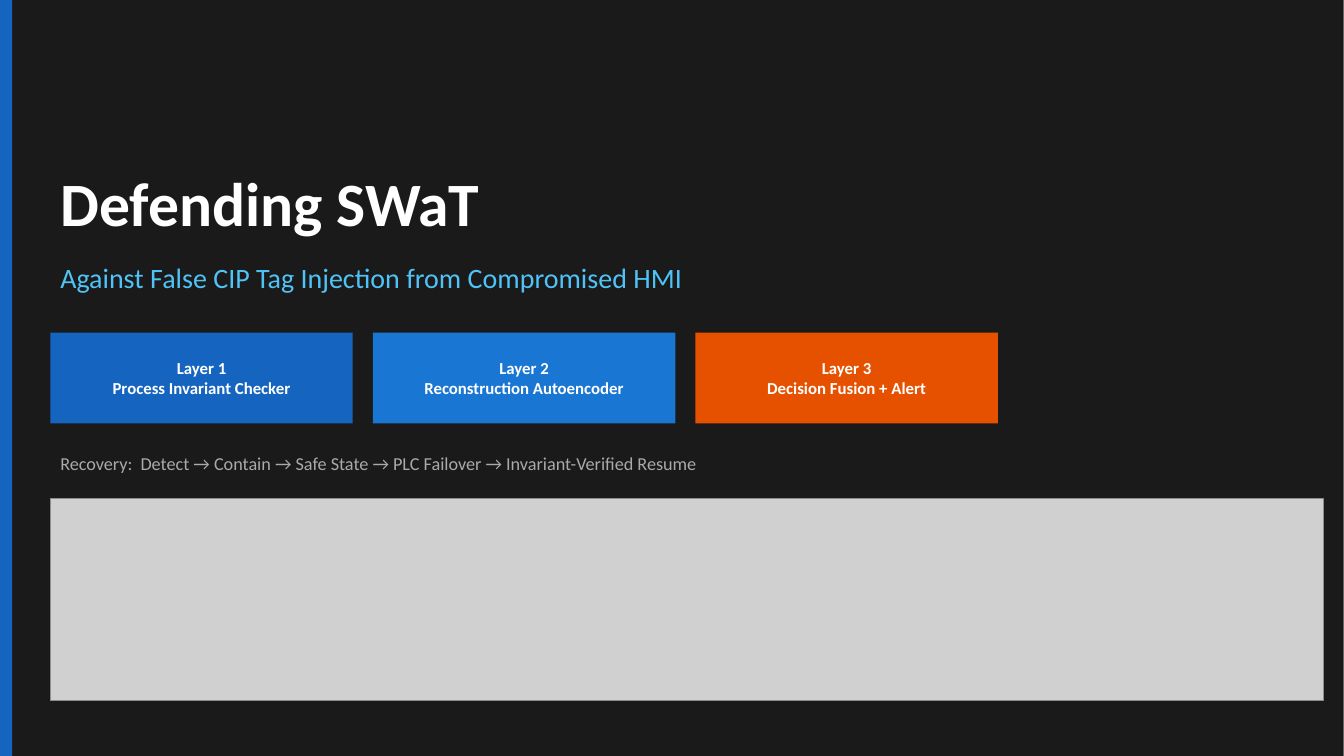
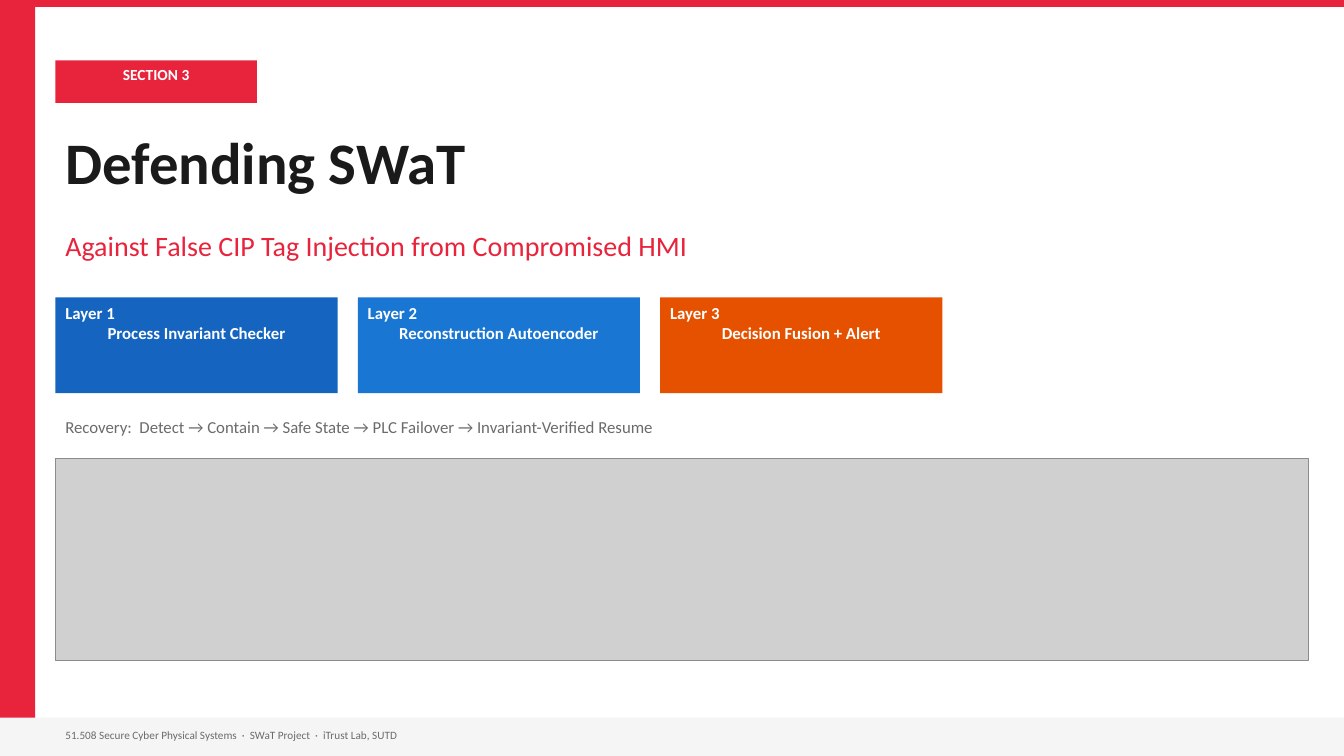
Before and after one commit to kinwee/swat-cps-project, a slide deck: slide 19 of slides/swat_sutd.pptx. Drawn at 1344x756 pixels with LibreOffice and Linux fonts; fonts in the diff are those of the drawing; grey boxes stand for pictures. Boxes give left, top, right and bottom in pixels: in the first picture for what was removed or moved away, otherwise in the second. Text is boxed around its words. In the diff, an @@ line names an element or a change of style, - is before the commit and + after.

Commit message:
fix section dividers (slides 11, 19, 30) to SUTD white theme

```diff
--- a/slides/swat_sutd.pptx
+++ b/slides/swat_sutd.pptx
@@ rectangle: place and size @@
-rectangle at (0,0,12,756)
+rectangle at (0,0,35,756)
@@ rectangle at (0,0,35,756): fill #1565C0 to #E8243C @@
@@ rectangle removed at (0,0,1344,756) @@
@@ rectangle added at (0,0,1344,7), fill #E8243C @@
@@ rectangle added at (55,60,257,103), fill #E8243C @@
@@ text added at (123,70,190,80), 11 pt, text #FFFFFF, bold @@
+SECTION 3
@@ text "Defending SWaT": place and size @@
-text "Defending SWaT" at (60,182,479,237)
+text "Defending SWaT" at (65,142,466,194)
@@ text "Defending SWaT" at (65,142,466,194): size 44 to 42 pt, text colour #FFFFFF to #1A1A1A; vertical alignment middle to top @@
@@ text "Against False CIP Tag Injection ...": place and size @@
-text "Against False CIP Tag Injection ..." at (60,268,681,293)
+text "Against False CIP Tag Injection ..." at (65,236,686,261)
@@ text "Against False CIP Tag Injection ..." at (65,236,686,261): text colour #4FC3F7 to #E8243C; vertical alignment middle to top @@
@@ rectangle: place and size @@
-rectangle at (50,333,353,423)
+rectangle at (55,297,338,393)
@@ rectangle: place and size @@
-rectangle at (373,333,676,423)
+rectangle at (358,297,640,393)
@@ vertical alignment middle to top in 3 elements at (65,308,285,339), (368,308,599,339), (670,308,880,339) @@
@@ rectangle: place and size @@
-rectangle at (696,333,998,423)
+rectangle at (660,297,943,393)
@@ text at (65,308,285,339): text changed @@
-Layer 1
-Process Invariant Checker
+Layer 1
+Process Invariant Checker
@@ text at (368,308,599,339): text changed @@
-Layer 2
-Reconstruction Autoencoder
+Layer 2
+Reconstruction Autoencoder
@@ text at (670,308,880,339): text changed @@
-Layer 3
-Decision Fusion + Alert
+Layer 3
+Decision Fusion + Alert
@@ text "Recovery: Detect → Contain → ...": place and size @@
-text "Recovery: Detect → Contain → ..." at (60,457,696,473)
+text "Recovery: Detect → Contain → ..." at (65,421,652,436)
@@ text "Recovery: Detect → Contain → ..." at (65,421,652,436): size 13 to 12 pt, text colour #AAAAAA to #6B6B6B; vertical alignment middle to top @@
@@ picture: place and size @@
-picture at (50,499,1324,701)
+picture at (55,459,1309,660)
@@ rectangle added at (0,718,1344,756), fill #F5F5F5 @@
@@ text added at (65,731,397,741), 8 pt, text #6B6B6B @@
+51.508 Secure Cyber Physical Systems · SWaT Project · iTrust Lab, SUTD
```
Also in this commit, not shown: 2 other slides changed.
